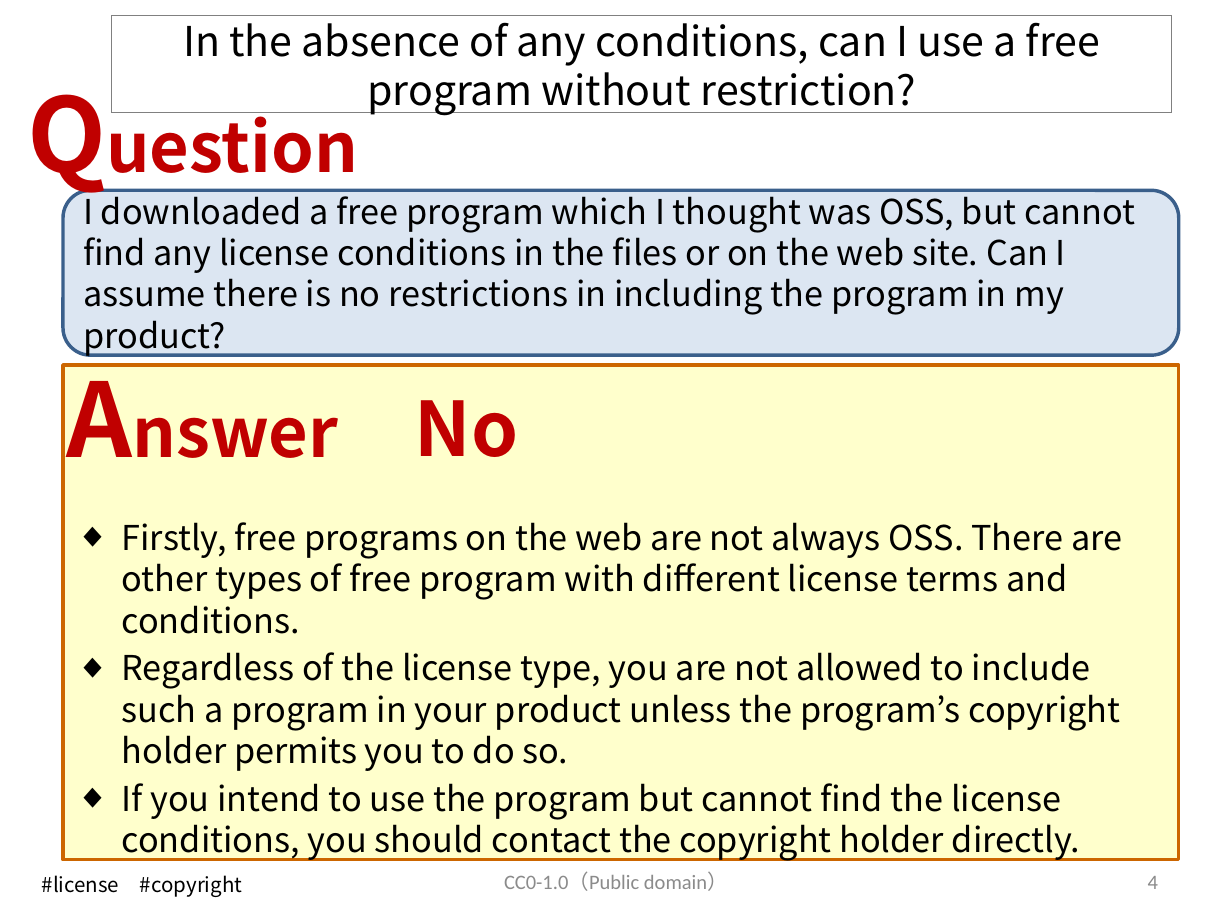
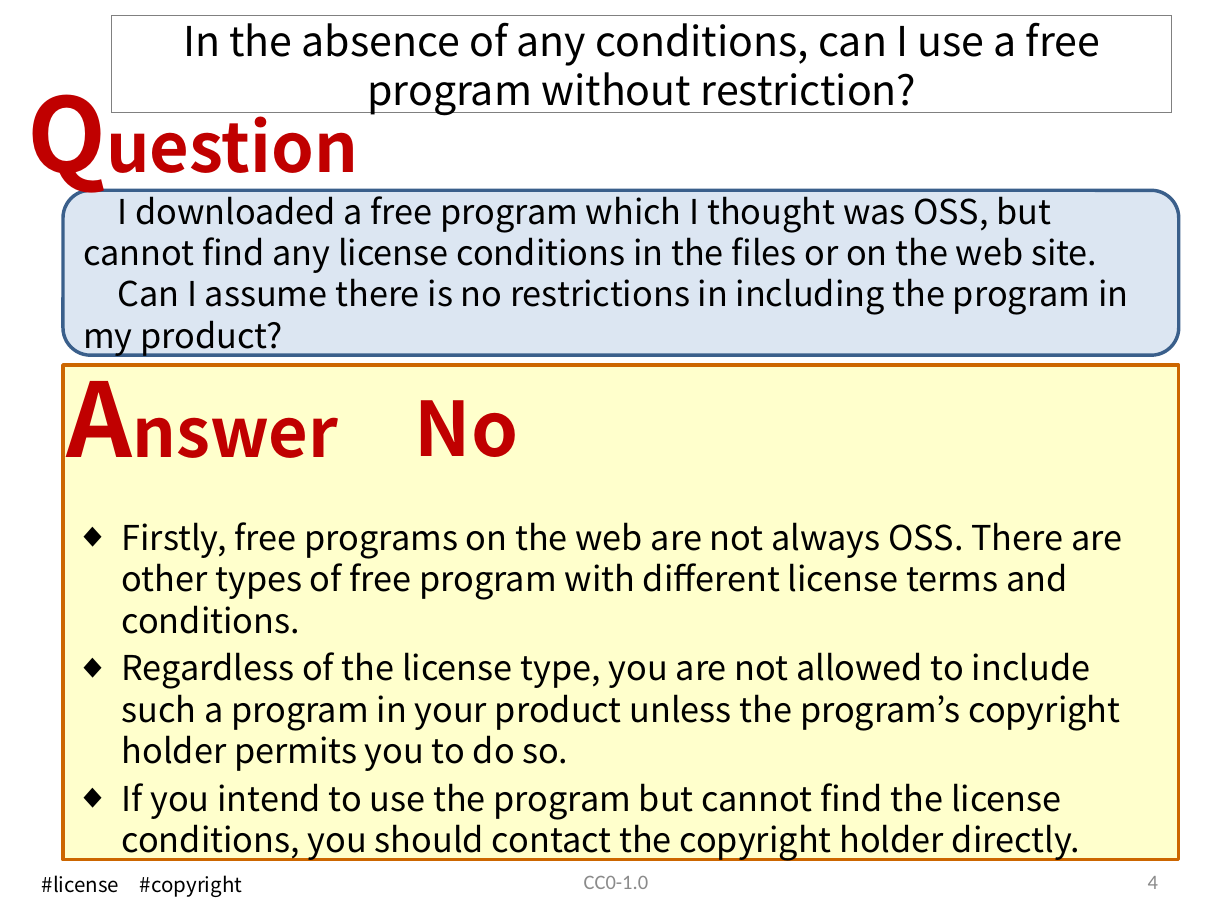
Before and after one commit to OpenChain-Project/OpenChain-JWG, a slide deck: slide 5 of Education_Material/FAQ/Misunderstandings_of_OSS_licenses_CC0.pptx. Drawn at 1232x924 pixels with LibreOffice and Linux fonts; fonts in the diff are those of the drawing. Boxes give left, top, right and bottom in pixels: in the first picture for what was removed or moved away, otherwise in the second. Text is boxed around its words. In the diff, an @@ line names an element or a change of style, - is before the commit and + after.

Commit message:
Frequent Misunderstandings of OSS licenses V7

```diff
--- a/Education_Material/FAQ/Misunderstandings_of_OSS_licenses_CC0.pptx
+++ b/Education_Material/FAQ/Misunderstandings_of_OSS_licenses_CC0.pptx
@@ text in rounded rectangle at [83,190,1128,357]: text changed @@
-I downloaded a free program which I thought was OSS, but cannot find any license conditions in the files or on the web site. Can I assume there is no restrictions in including the program in my product?
+I downloaded a free program which I thought was OSS, but cannot find any license conditions in the files or on the web site.
+Can I assume there is no restrictions in including the program in my product?
@@ text at [584,876,648,889]: text changed @@
-CC0-1.0（Public domain）
+CC0-1.0
```
Also in this commit, not shown: 51 other slides changed, 5 slides added.
